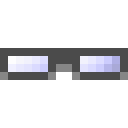
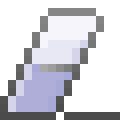
Before/after of a 128×128 layered artwork. What changed in the layer stack:
removed layer "filter" over [0, 48, 128, 80]
renamed "clear" to "context clear", showed it, moved it above "working set", painted on it over [0, 8, 120, 120]
